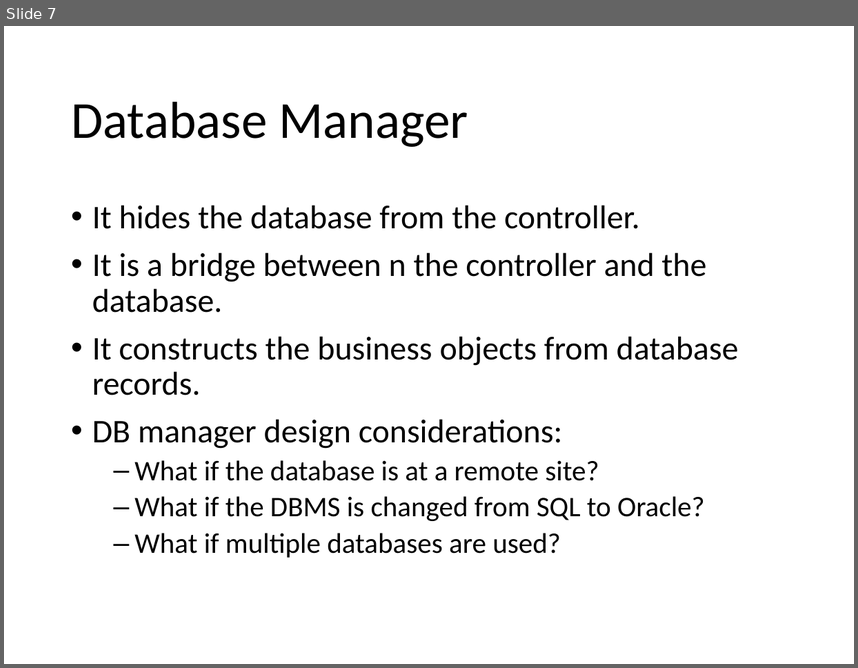
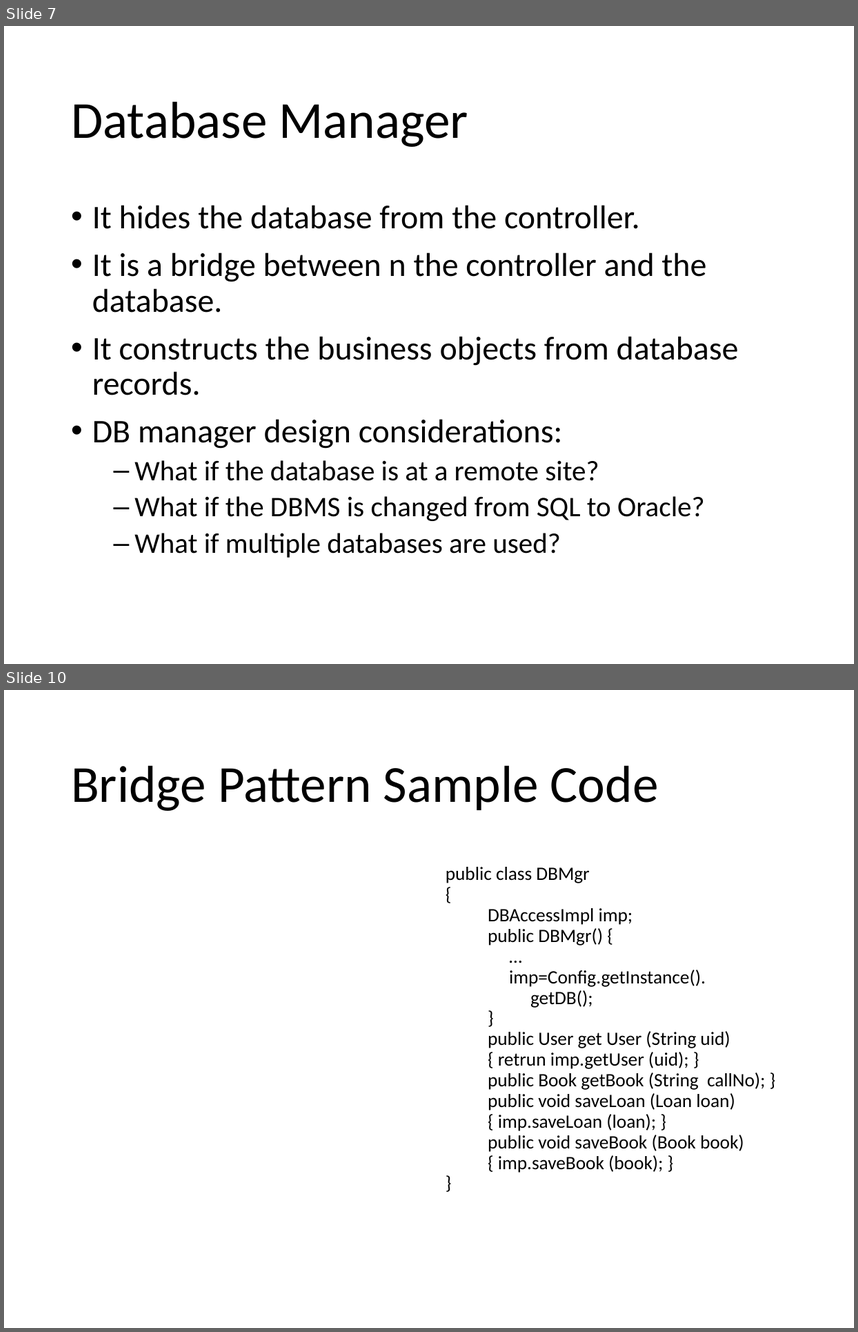
Before and after one commit to andrewduong77/cse4361, a slide deck: Lecture/CSE 4361 Lecture 12 Thu 10-3-19.pptx. Shown one above the other, each under a label of ours: slide 7 before the commit, slides 7 and 10 after it; the slides between them are not shown. The pictures are 858x668 and 858x1332 pixels, drawn with LibreOffice and Linux fonts; fonts in the diff are those of the drawing. Boxes give left, top, right and bottom in pixels: in the first picture for what was removed or moved away, otherwise in the second. Text is boxed around its words. In the diff, an @@ line names an element or a change of style, - is before the commit and + after.

```diff
--- a/Lecture/CSE 4361 Lecture 12 Thu 10-3-19.pptx
+++ b/Lecture/CSE 4361 Lecture 12 Thu 10-3-19.pptx
@@ slide 10 added at [4,690,854,1328], background #FFFFFF @@
@@ title added at [71,765,659,811], 44 pt, text #000000 @@
+Bridge Pattern Sample Code
@@ text added at [446,867,766,1172], 16 pt, text #000000 @@
+public class DBMgr
+{
+DBAccessImpl imp;
+public DBMgr() {
+…
+imp=Config.getInstance().
+getDB();
+}
+public User get User (String uid)
+{ retrun imp.getUser (uid); }
+public Book getBook (String callNo); }
+public void saveLoan (Loan loan)
+{ imp.saveLoan (loan); }
+public void saveBook (Book book)
+{ imp.saveBook (book); }
+}
```
Also in this commit, not shown: 5 other slides added.
